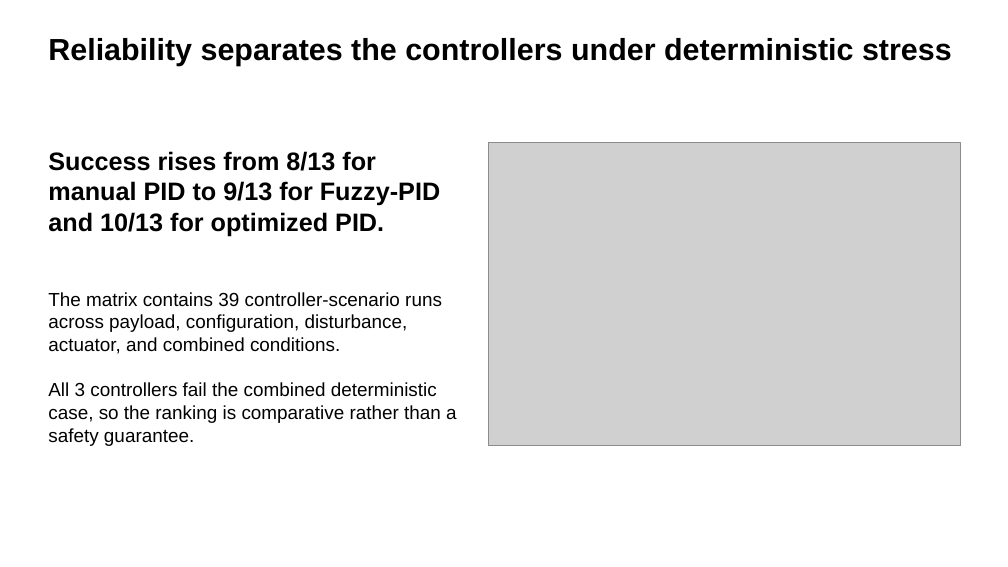
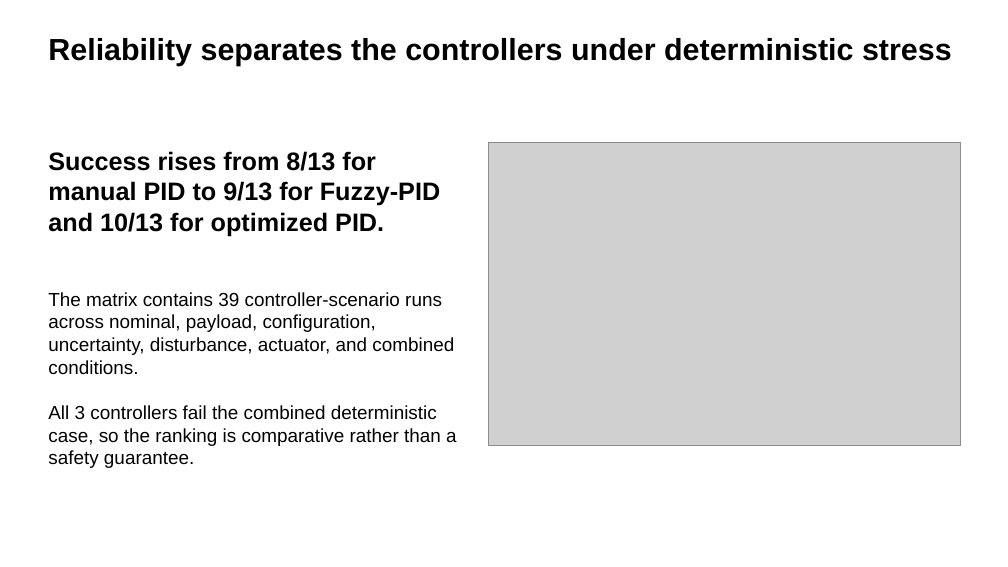
Before and after one commit to yzh423/PID-MATLAB, a slide deck: slide 5 of presentation/final_presentation.pptx. Drawn at 1008x567 pixels with LibreOffice and Linux fonts; fonts in the diff are those of the drawing; grey boxes stand for pictures. Boxes give left, top, right and bottom in pixels: in the first picture for what was removed or moved away, otherwise in the second. Text is boxed around its words. In the diff, an @@ line names an element or a change of style, - is before the commit and + after.

```diff
--- a/presentation/final_presentation.pptx
+++ b/presentation/final_presentation.pptx
@@ text at <box>48,292,454,375</box>: text changed @@
-The matrix contains 39 controller-scenario runs across payload, configuration, disturbance, actuator, and combined conditions.
+The matrix contains 39 controller-scenario runs across nominal, payload, configuration, uncertainty, disturbance, actuator, and combined conditions.
```
Also in this commit, not shown: 9 other files.
